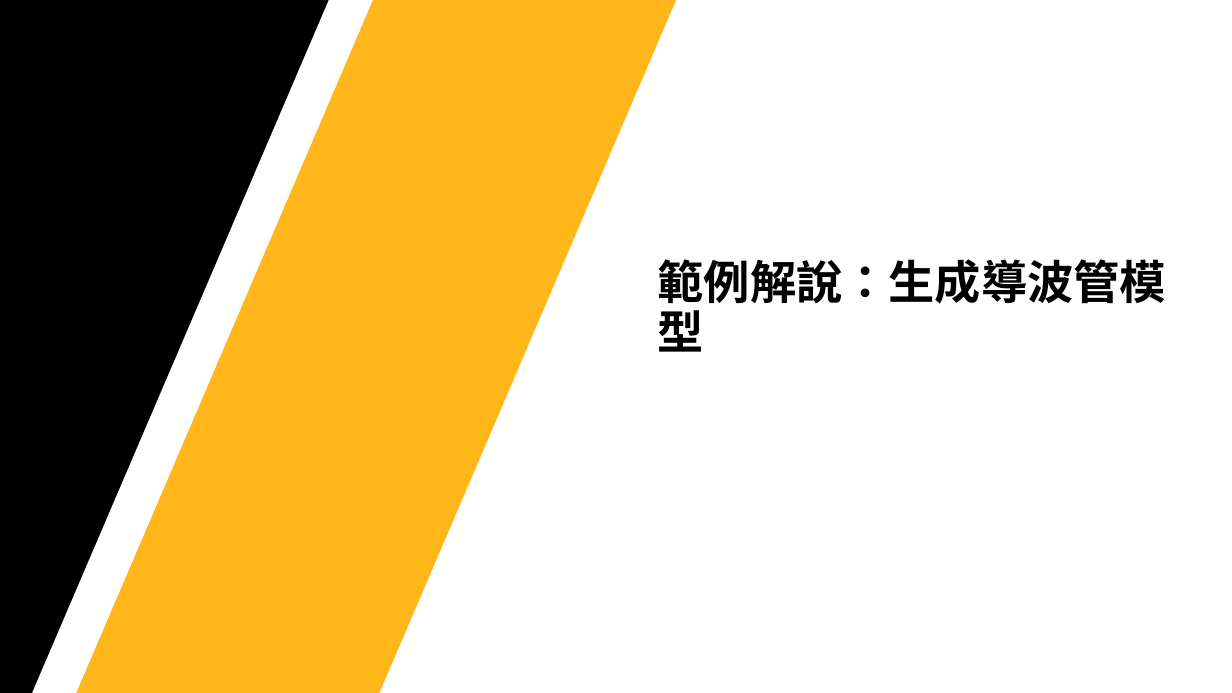
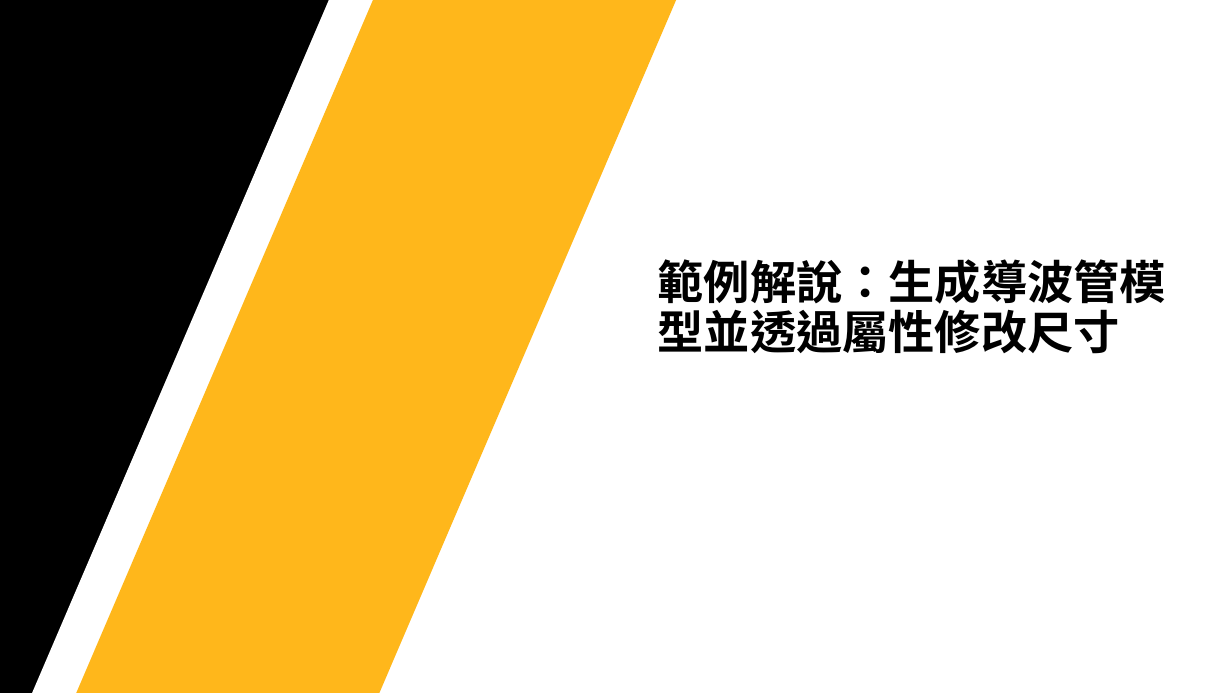
Before and after one commit to Jerrick-cheng/AEDT-Automation-Camp, a slide deck: slide 14 of 上課教材/Week4.pptx (slide 13 before the commit). Drawn at 1232x693 pixels with LibreOffice and Linux fonts; fonts in the diff are those of the drawing; background and template pictures are left out. Boxes give left, top, right and bottom in pixels: in the first picture for what was removed or moved away, otherwise in the second. Text is boxed around its words. In the diff, an @@ line names an element or a change of style, - is before the commit and + after.

```diff
--- a/上課教材/Week4.pptx
+++ b/上課教材/Week4.pptx
@@ text at (x1=658, y1=259, x2=1166, y2=354): text changed @@
-範例解說：生成導波管模型
+範例解說：生成導波管模型並透過屬性修改尺寸
```
Also in this commit, not shown: 4 other slides changed, 2 slides added, 5 other files.
